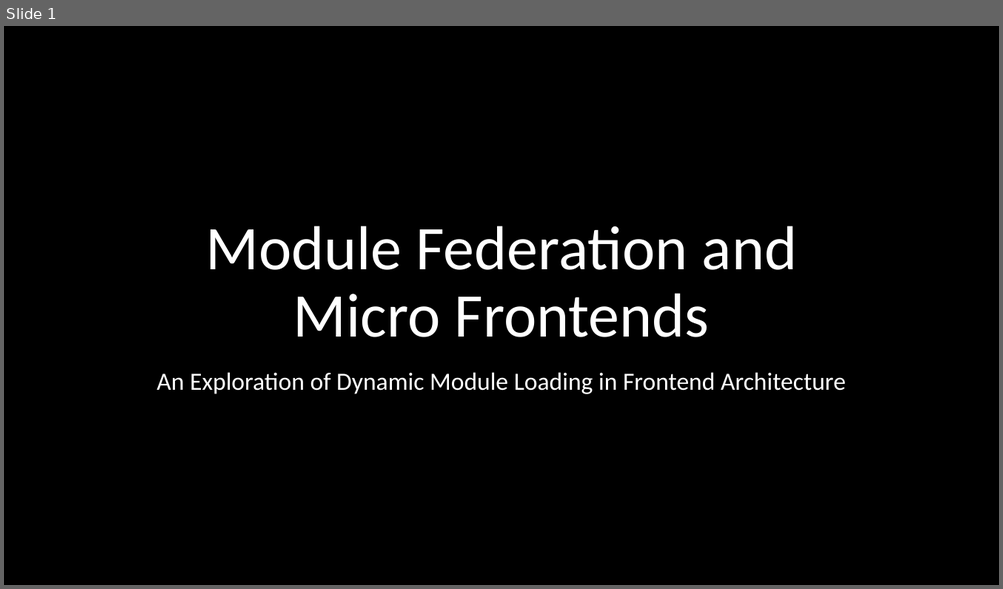
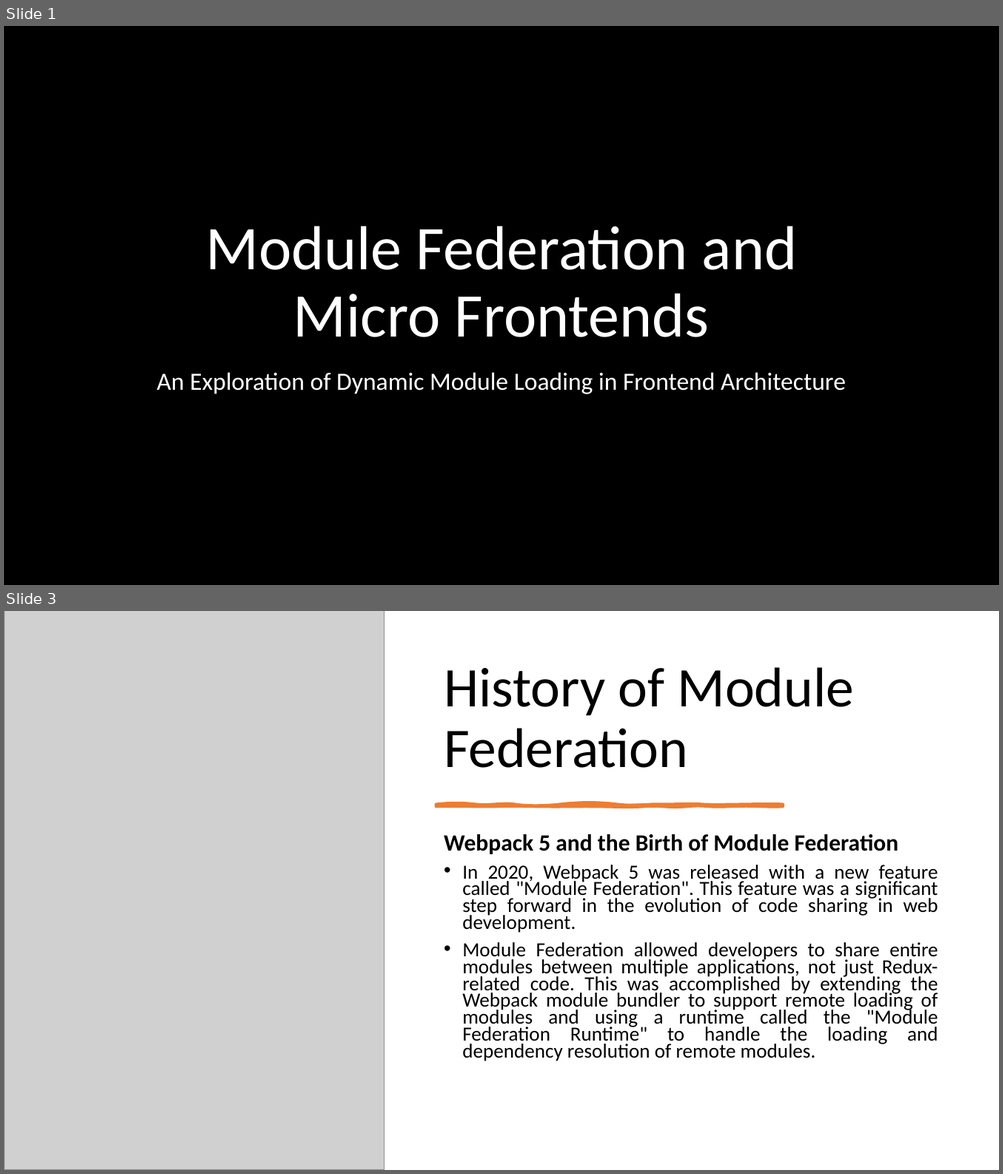
Before and after one commit to stevensamir20/Module-Federation, a slide deck: Module Federation.pptx. Shown one above the other, each under a label of ours: slide 1 before the commit, slides 1 and 3 after it; the slides between them are not shown. The pictures are 1003x589 and 1003x1174 pixels, drawn with LibreOffice and Linux fonts; fonts in the diff are those of the drawing; grey boxes stand for pictures; background and template pictures are left out. Boxes give left, top, right and bottom in pixels: in the first picture for what was removed or moved away, otherwise in the second. Text is boxed around its words. In the diff, an @@ line names an element or a change of style, - is before the commit and + after.

```diff
--- a/Module Federation.pptx
+++ b/Module Federation.pptx
@@ slide 3 added at (4,611,999,1170), background #FFFFFF @@
@@ picture added at (4,611,384,1170) @@
@@ title added at (444,667,854,768), 54 pt, text #000000 @@
+History of Module Federation
@@ freeform shape added at (436,805,782,806), fill #ED7D31, outline #ED7D31 3.5 pt @@
@@ text added at (444,834,938,1062), 19.4 pt, text #000000 @@
+Webpack 5 and the Birth of Module Federation
+• In 2020, Webpack 5 was released with a new feature called "Module Federation". This feature was a significant step forward in the evolution of code sharing in web development.
+• Module Federation allowed developers to share entire modules between multiple applications, not just Redux-related code. This was accomplished by extending the Webpack module bundler to support remote loading of modules and using a runtime called the "Module Federation Runtime" to handle the loading and dependency resolution of remote modules.
```
Also in this commit, not shown: 7 slides changed, 8 other slides added, 3 other files.
